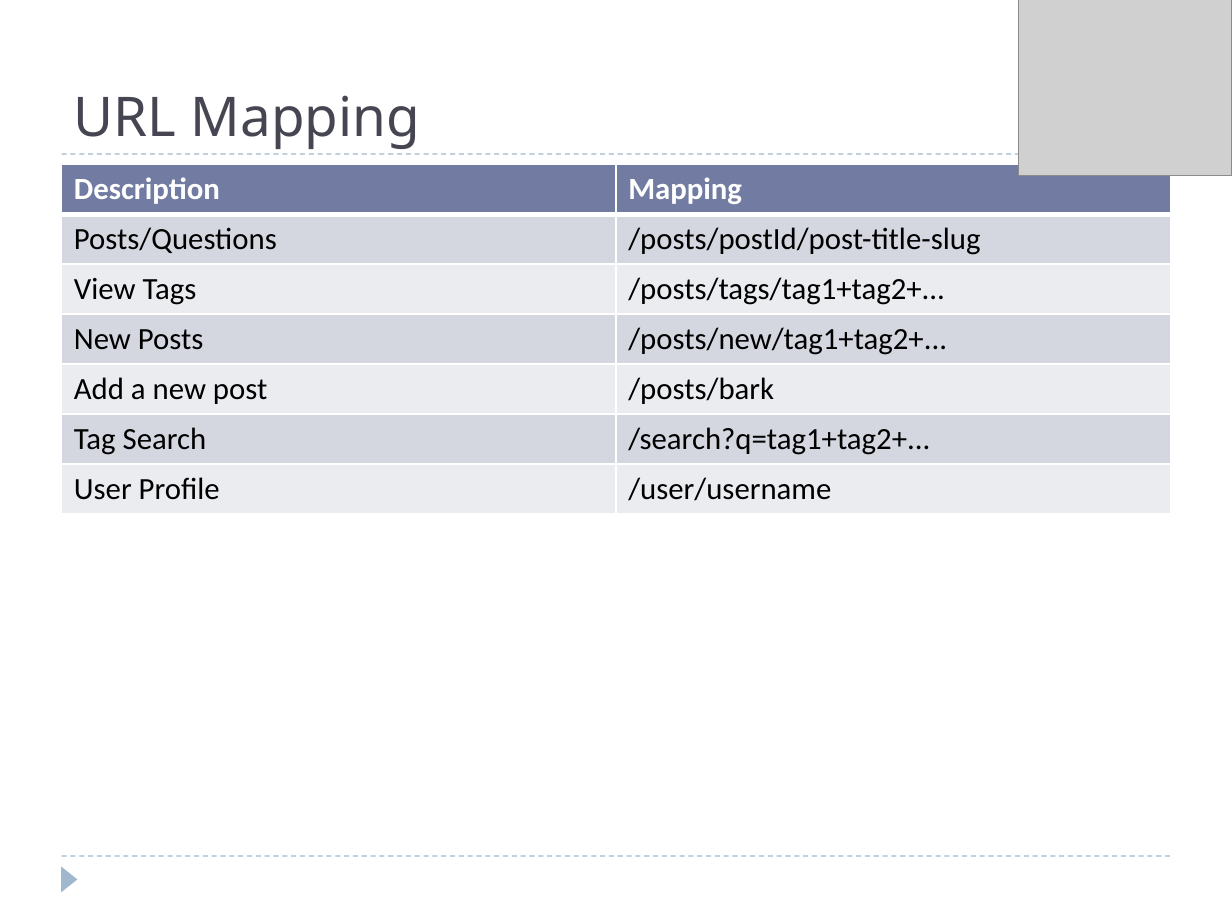
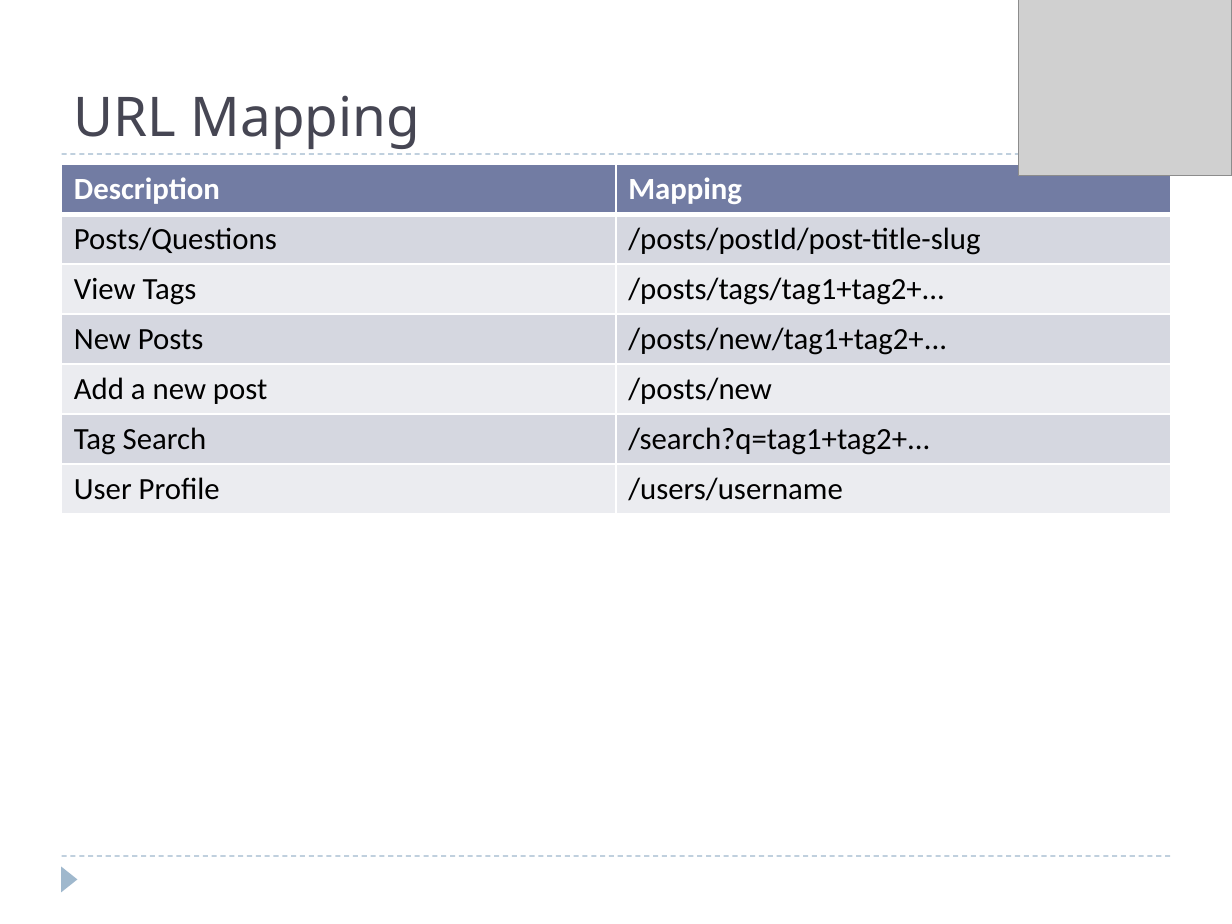
Before and after one commit to projectgoav/studeso, a slide deck: slide 7 of docs/Design presentation/presentation.pptx. Drawn at 1232x924 pixels with LibreOffice and Linux fonts; fonts in the diff are those of the drawing; grey boxes stand for pictures. Boxes give left, top, right and bottom in pixels: in the first picture for what was removed or moved away, otherwise in the second. Text is boxed around its words. In the diff, an @@ line names an element or a change of style, - is before the commit and + after.

Commit message:
updated final powerpoint to reflect design changes
Really just added the updated ER diagram and change one or two url
mappings

```diff
--- a/docs/Design presentation/presentation.pptx
+++ b/docs/Design presentation/presentation.pptx
@@ table at box(62, 164, 1170, 514) @@
-row 5, column 2: /posts/bark
+row 5, column 2: /posts/new
-row 7, column 2: /user/username
+row 7, column 2: /users/username
```
Also in this commit, not shown: 1 other slide changed.
